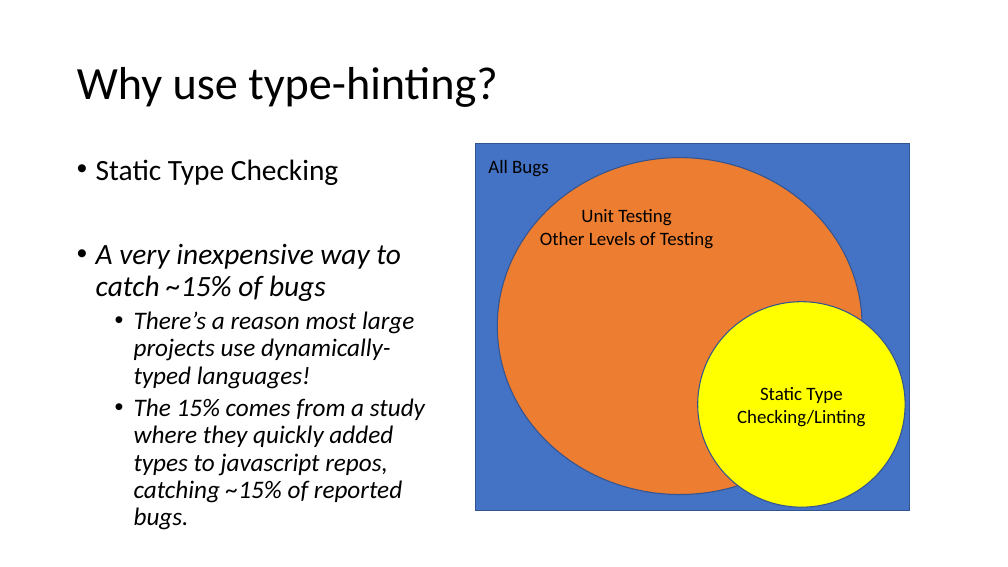
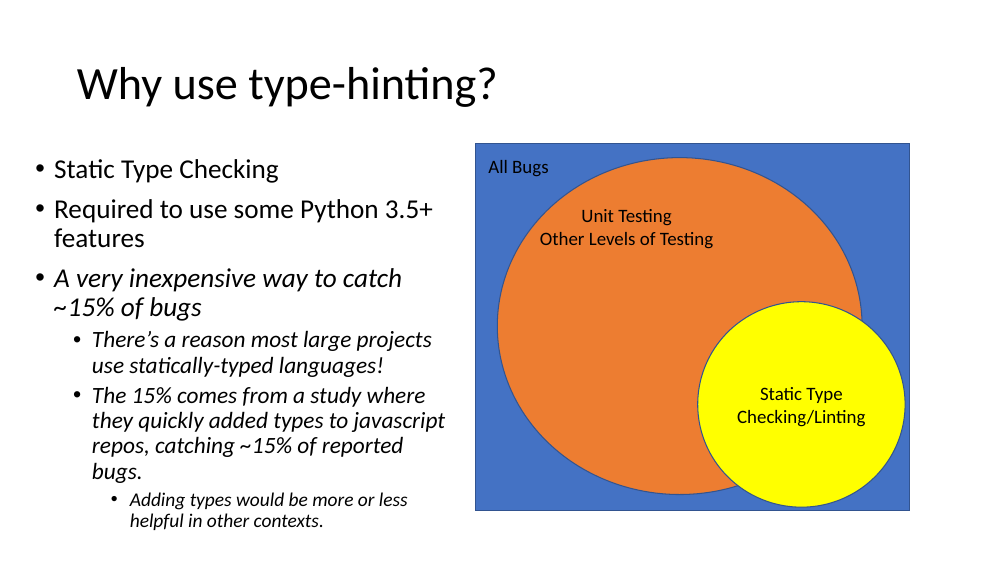
Before and after one commit to wbkdef/hettinger_mypy_linting_presentation, a slide deck: slide 5 of 2019-02-20_hettinger_mypy_and_type_hinting.pptx. Drawn at 1008x567 pixels with LibreOffice and Linux fonts; fonts in the diff are those of the drawing. Boxes give left, top, right and bottom in pixels: in the first picture for what was removed or moved away, otherwise in the second. Text is boxed around its words. In the diff, an @@ line names an element or a change of style, - is before the commit and + after.

```diff
--- a/2019-02-20_hettinger_mypy_and_type_hinting.pptx
+++ b/2019-02-20_hettinger_mypy_and_type_hinting.pptx
@@ text "Static Type Checking": place and size @@
-text "Static Type Checking" at <box>96,159,425,530</box>
+text "Static Type Checking" at <box>54,159,446,530</box>
@@ text at <box>54,159,446,483</box>: size 28 to 25.9 pt in "Static Type Checking", "A very inexpensive way to catch ~15% ..."; size 24 to 22.2 pt in "The 15% comes from a study where ..." @@
@@ text at <box>54,199,433,248</box>: paragraph added @@
+• Required to use some Python 3.5+ features
@@ text at <box>92,330,432,377</box>: text changed; size 24 to 22.2 pt @@
-  • There’s a reason most large projects use dynamically-typed languages!
+  • There’s a reason most large projects use statically-typed languages!
@@ text at <box>130,492,408,530</box>: paragraph added @@
+    • Adding types would be more or less helpful in other contexts.
```
Also in this commit, not shown: 1 other slide changed, 5 slides added, 1 other file.
